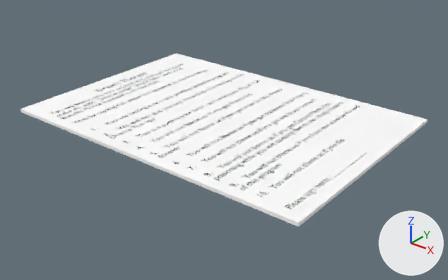
The Blender file Assets/Superlemonal/Models/agreepaper.blend as it was, and as the next commit left it.
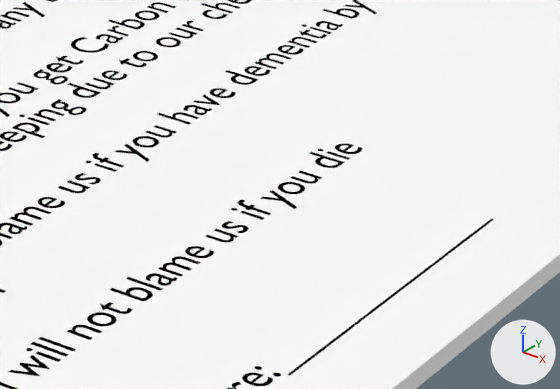
The first picture shows the older version from a 50 mm lens placed at (30.6, -37.7, 21.2), pointed at (0.8, -0.5, -1.9). The close-ups show both versions on the part from 63% to 85% of the width and 41% to 65% of the height of that picture. Arrows for +X, +Y and +Z are at lower right; the lights stay in place.

The scene before the commit, as lines of its bpy script (objects in view):
```python
me_cube = bpy.data.meshes.new('Cube')
me_cube.from_pydata(...)  # a box spanning x -1.0..1.0, y -1.0..1.0, z -1.0..1.0
me_cube.materials.append(mat_material)  # white #ffffff
txt_text_001 = bpy.data.curves.new('Text.001', 'FONT')
txt_text_001.body = 'Yes, we know, not very original, but that’s all we could\nmake do with. "Somnasculpt" would have been nice, \nbut the Pierce Institute took that one.\n\nYou, by signing this paper are agreeing to the following.\n\n\n1.\tYou are testing a new and possibly unstable program\n\n2.\tWe will not give you any reward for the testing of this\nDream Therapy\n\n3.\tYou are putting your brain, and even your life, at risk\n\n4.\tYou will not blame us if you get frustrated\n\n5.\tYou will not blame us if you get stuck in this dream\nforever\n\n6.\tYou will not blame us if you get traumatic brain injury\n\n7.\tYou will not blame us if you get any brain tumours\n\n8.\tYou will not blame us if you get Carbon Monoxide\npoisoning while you are sleeping due to our cheap heaters\n\n9.\tYou will not blame us if you have dementia by the end\nof this program\n\n10.\tYou will not blame us if you die\n\n\nPlease sign here:______________\n'
txt_text_001.materials.append(mat_material_001)  # black #000000
ob_cube = bpy.data.objects.new('Cube', me_cube)
ob_cube.location = (0.0, 0.0, 0.0)
ob_cube.scale = (14.2, 9.94, 0.142)
ob_text_001 = bpy.data.objects.new('Text.001', txt_text_001)
ob_text_001.location = (-11.0, -9.0, 0.14)
ob_text_001.rotation_euler = (0.0, 0.0, 1.571)  # degrees (0, 0, 90)
ob_text_001.scale = (0.75, 0.75, 1.0)
```
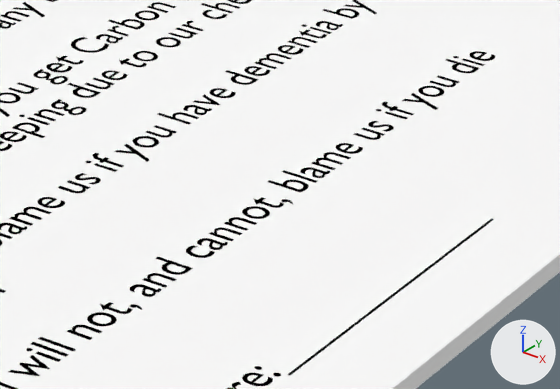
What differs and where, as boxes [x1, y1, x2, y2] in the close-ups (560 x 389 px):
'Text.001', text changed
    before: [0, 0, 494, 389]
    after: [0, 0, 495, 389]

The change in detail:
In text 'Text.001' (txt_text_001), body goes from 'Yes, we know, not very original, but that’s all we could\nmake do with. "Somnasculpt" would have been nice, \nbut the Pierce Institute took that one.\n\nYou, by signing this paper are agreeing to the following.\n\n\n1.\tYou are testing a new and possibly unstable program\n\n2.\tWe will not give you any reward for the testing of this\nDream Therapy\n\n3.\tYou are putting your brain, and even your life, at risk\n\n4.\tYou will not blame us if you get frustrated\n\n5.\tYou will not blame us if you get stuck in this dream\nforever\n\n6.\tYou will not blame us if you get traumatic brain injury\n\n7.\tYou will not blame us if you get any brain tumours\n\n8.\tYou will not blame us if you get Carbon Monoxide\npoisoning while you are sleeping due to our cheap heaters\n\n9.\tYou will not blame us if you have dementia by the end\nof this program\n\n10.\tYou will not blame us if you die\n\n\nPlease sign here:______________\n' to 'Yes, we know, not very original, but that’s all we could\nmake do with. "Somnasculpt" would have been nice, \nbut Pierce Institute took that one.\n\nYou, by signing this paper are agreeing to the following.\n\n\n1.\tYou are testing a new and possibly unstable program\n\n2.\tWe will not give you any reward for the testing of this\nDream Therapy\n\n3.\tYou are putting your brain, and even your life, at risk\n\n4.\tYou will not blame us if you get frustrated\n\n5.\tYou will not blame us if you get stuck in this dream\nforever\n\n6.\tYou will not blame us if you get traumatic brain injury\n\n7.\tYou will not blame us if you get any brain tumours\n\n8.\tYou will not blame us if you get Carbon Monoxide\npoisoning while you are sleeping due to our cheap heaters\n\n9.\tYou will not blame us if you have dementia by the end\nof this program\n\n10.\tYou will not, and cannot, blame us if you die\n\n\nPlease sign here:______________\n'.
